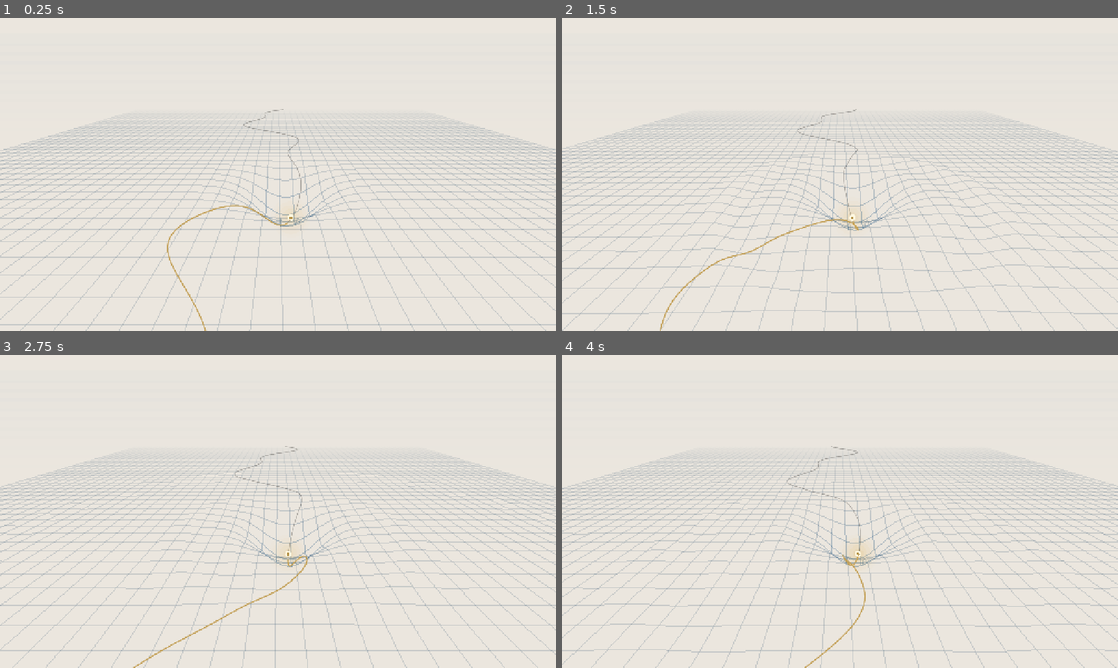
Above: before the commit, frames 1-4 (two rows, left to right).
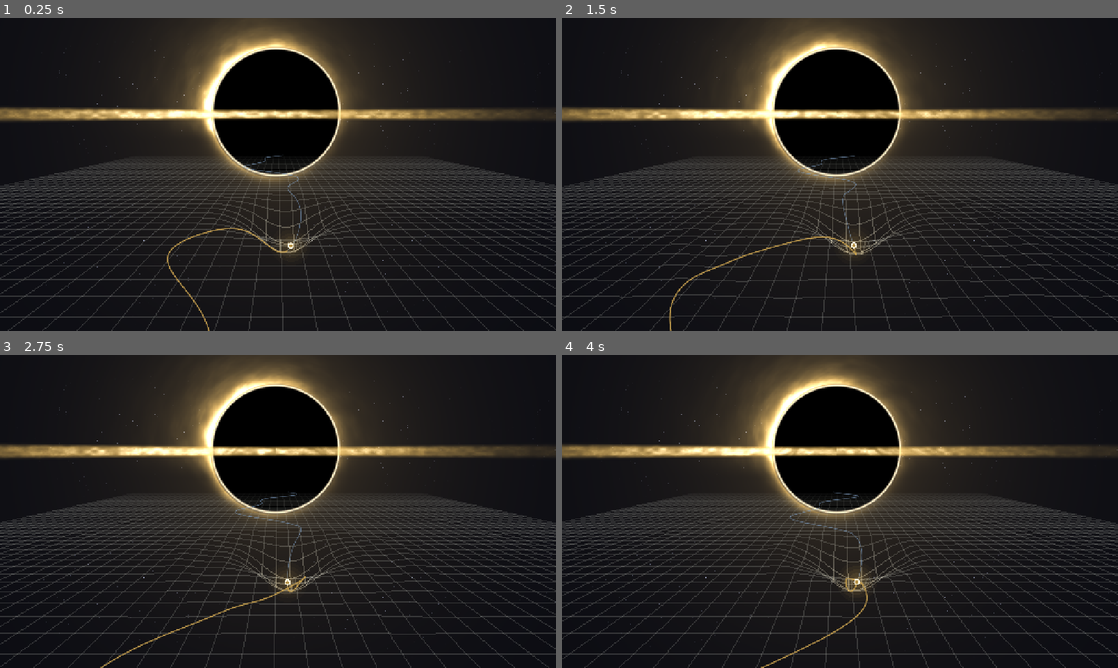
Above: after the commit, the same moments.

Repository: pablopalma/just-tap-repository
Game: Godot game, scene res://tools/spacetime.tscn
Same seed, same stepped clock (60 frames per second), same inputs: the game is played once before the commit and once after it. This scene is started directly instead of the project's main scene. Sound files missing from this copy of the repository are replaced by a short silence.
Inputs (mouse positions are in pixels of both pictures, inside the frame that each line leads up to):
- Up to frame 1 (0.25 s): no input
- Up to frame 2 (1.5 s): tap Enter (ui_accept) at 0.5, 0.77, 1.07 s; move the mouse to (962, 158) at 0.52 s; hold Right (ui_right) 0.53-1.28 s; hold Space 0.53-1.28 s; click (962, 158) at 0.67 s; move the mouse to (728, 190) at 1.27 s; hold Down (ui_down) from 1.28 s (still down); tap 1 at 1.35 s
- Up to frame 3 (2.75 s): tap Enter (ui_accept) at 1.52, 1.82 s; move the mouse to (333, 442) at 2.02 s; release Down (ui_down) at 2.03 s; hold Right (ui_right) from 2.03 s (still down); hold Space from 2.03 s (still down)
- Up to frame 4 (4 s): move the mouse to (812, 574) at 2.77 s; release Right (ui_right) at 2.78 s; release Space at 2.78 s; hold Up (ui_up) 2.78-3.53 s; tap 1 at 2.85 s; click (812, 574) at 2.92 s; tap Enter (ui_accept) at 3.02, 3.32, 3.77 s; move the mouse to (1006, 558) at 3.52 s; hold Left (ui_left) from 3.53 s (still down); hold Space from 3.53 s (still down)

The runs differ from the first frame. In frame 1, 100% of the frame differs, in the area x 0-100%, y 0-100%; in frame 2, 100%; in frame 3, 100%; in frame 4, 100%.

Commit message:
Malla del espacio-tiempo: un agujero negro colosal de cielo
Espacio profundo y, sobre el horizonte, un agujero negro enorme con su
disco de gas dorado, el lado lejano curvado sobre la sombra y un anillo de
luz. La malla, clara sobre lo oscuro, corre hacia él.

Co-Authored-By: Claude Opus 5.5 <noreply@anthropic.com>

Diff:
--- /dev/null
+++ b/shaders/black_hole.gdshader
@@ -0,0 +1,75 @@
+shader_type canvas_item;
+// The sky of tools/spacetime.gd: deep space and, sitting on the horizon, a black hole so big the
+// light is a speck before it. Its disk of burning gas crosses in front of the shadow; the disk's far
+// side, bent by the hole, shows as an arc over the shadow and a thin one under it; a fine ring of light
+// hugs the shadow's edge. The gas turns (streaks moving round), brighter on the side coming towards us.
+
+uniform float aspect = 1.777;
+uniform vec2 center = vec2(0.5, 0.3);   // the hole's centre, in UV
+uniform float radius = 0.2;            // the shadow's radius, as a fraction of the screen's height
+uniform float tilt = 0.13;              // how open the disk is (0: edge on)
+uniform vec4 space : source_color = vec4(0.035, 0.04, 0.07, 1.0);
+uniform vec4 hot : source_color = vec4(1.0, 0.93, 0.78, 1.0);
+uniform vec4 warm : source_color = vec4(0.89, 0.71, 0.35, 1.0);
+uniform float spin = 0.0;               // the gas's turn so far (time)
+
+float hash(vec2 p) {
+	return fract(sin(dot(p, vec2(127.1, 311.7))) * 43758.5453);
+}
+
+float noise(vec2 p) {
+	vec2 i = floor(p);
+	vec2 f = fract(p);
+	vec2 u = f * f * (3.0 - 2.0 * f);
+	return mix(mix(hash(i), hash(i + vec2(1.0, 0.0)), u.x), mix(hash(i + vec2(0.0, 1.0)), hash(i + vec2(1.0, 1.0)), u.x), u.y);
+}
+
+// streaks of gas going round: noise along the angle, turning with spin, finer further in
+float gas(float r, float ang) {
+	float a = ang + spin / max(r, 0.6);
+	return 0.55 + 0.45 * noise(vec2(a * 6.0, r * 9.0)) * (0.6 + 0.4 * noise(vec2(a * 17.0, r * 31.0)));
+}
+
+// how bright the disk is at distance r (in shadow radii) from the centre: hot inside, fading out
+float disk_glow(float r) {
+	return smoothstep(1.35, 1.7, r) * exp(-(r - 1.7) * 0.42);
+}
+
+void fragment() {
+	vec2 q = vec2((UV.x - center.x) * aspect, UV.y - center.y) / radius;   // in shadow radii, y down
+	float r = length(q);
+	vec3 col = space.rgb;
+	// stars, a few, twinkling faintly
+	vec2 cell = floor(UV * vec2(aspect, 1.0) * 140.0);
+	float st = hash(cell);
+	if (st > 0.985) {
+		vec2 f = fract(UV * vec2(aspect, 1.0) * 140.0) - 0.5;
+		col += vec3(0.8, 0.85, 1.0) * smoothstep(0.25, 0.0, length(f)) * (st - 0.985) * 50.0;
+	}
+	// a wide soft glow of the hole's light on the space around it
+	col += warm.rgb * 0.18 * exp(-max(r - 1.0, 0.0) * 0.55);
+	// the far side of the disk, bent over the top of the shadow (and a thinner image under it)
+	float side = clamp(0.5 - q.x / (r + 0.001) * 0.45, 0.2, 1.0);   // the side coming towards us, brighter
+	float ang = atan(q.y, q.x);
+	float up = smoothstep(0.0, -0.35, q.y);                          // over the shadow
+	float arc_r = r - 1.0;
+	// sharp at the shadow, fading outwards; it wraps all the way down to the disk on either side
+	float arc = smoothstep(0.5, -0.1, q.y) * smoothstep(0.015, 0.05, arc_r) * (exp(-max(arc_r - 0.05, 0.0) * 9.0) + 0.35 * exp(-max(arc_r, 0.0) * 2.2));
+	float under = smoothstep(0.0, 0.35, q.y) * smoothstep(0.02, 0.06, arc_r) * exp(-max(arc_r - 0.06, 0.0) * 14.0);
+	float bent = (arc + 0.55 * under) * gas(r, ang) * side;
+	col += mix(warm.rgb, hot.rgb, smoothstep(0.3, 0.8, bent)) * bent * 2.0;
+	// the shadow
+	float shadow = smoothstep(1.0, 0.985, r);
+	col = mix(col, vec3(0.0), shadow);
+	// the thin ring of light hugging it
+	col += hot.rgb * exp(-pow((r - 1.015) * 60.0, 2.0)) * 0.9;
+	// the near side of the disk, across in front of the shadow: a thin band, wider further out
+	float x = abs(q.x);
+	float half_h = tilt * (0.5 + 0.5 * smoothstep(0.0, 6.0, x)) + 0.03;
+	float band = smoothstep(half_h, half_h * 0.25, abs(q.y - 0.04));
+	float along = x < 1.7 ? 1.0 : disk_glow(x);   // in front of the shadow it runs straight across
+	float dop = clamp(0.55 - q.x * 0.07, 0.25, 1.0);
+	float front = band * along * gas(x, sign(q.x) * 1.7 + q.y * 3.0) * dop * 1.5;
+	col = mix(col, mix(warm.rgb, hot.rgb, smoothstep(0.3, 0.9, front)) * 1.25, clamp(front * 1.4, 0.0, 1.0));
+	COLOR = vec4(col, 1.0);
+}
--- a/tools/spacetime.gd
+++ b/tools/spacetime.gd
@@ -5,10 +5,15 @@
 ## visual: the light still goes along its line. A tap on the beat makes the light heavier for a moment
 ## (the well deepens) and sends a ripple out across the mesh, a gravitational wave, as it surges ahead.
 ## Off the beat: a soft tap, a small dip. The well lags behind the light a little, like cloth settling.
+## The sky (11/11/2026): deep space and a black hole on the horizon, colossal, the light a speck before
+## it (shaders/black_hole.gdshader); the mesh, pale on the dark, runs off towards it.
 ## Tap: space, click, a gamepad's A. Esc: back to the game. `-- auto` plays it on its own.
 ## godot --path . --write-movie x.avi --fixed-fps 30 res://tools/spacetime.tscn -- auto
 
 const BLUE := Color("#4d84b3")
+## The mesh on the dark: pale blue, warming where it sinks (towards the light).
+const LINE := Color("#7f9fc4")
+const LINE_SUNK := Color("#f1dcae")
 ## The mesh: a grid on the floor, in world units, drawn from the camera to the far edge.
 const SPAN_X := 26.0
 const NEAR := 2.0
@@ -16,10 +21,10 @@
 const STEP := 1.0          # between the grid's lines
 const SUB := 4             # each segment in this many pieces, so the lines can bend
 ## The camera, above the floor and a little behind the light.
-const CAM_H := 8.0
+const CAM_H := 6.0
 const CAM_BACK := 19.0
 const FOCAL := 620.0
-const HORIZON := 0.16       # where the camera's eye line meets the screen, from the top
+const HORIZON := 0.34       # where the camera's eye line meets the screen, from the top
 ## The well under the light: how deep and how wide (a Gaussian), and the extra weight of a tap.
 const DEPTH := 2.8
 const WIDTH := 2.6
@@ -39,6 +44,8 @@
 var _last_beat := -100
 var _run := 0
 var _mat: ShaderMaterial
+var _sky: ColorRect
+var _sky_mat: ShaderMaterial
 var _grid: MeshInstance2D
 var _top: Node2D
 
@@ -50,6 +57,7 @@
 	Music._pending_zone = 8
 	Music.start()
 	_well = _line(0.0)
+	_build_sky()
 	_build_mesh()
 	get_viewport().msaa_2d = Viewport.MSAA_4X   # the mesh's lines are one pixel wide
 
@@ -135,13 +143,17 @@
 	return Vector3(vp.x * 0.5 + (x - cam_x) * s, vp.y * HORIZON + (CAM_H - h) * s, dz)
 
 
-## The sky behind the mesh: paper, a little bluer towards the horizon.
-func _draw() -> void:
-	var vp := get_viewport_rect().size
-	draw_rect(Rect2(Vector2.ZERO, vp), Palette.PAPER)
-	for i in 12:
-		var k := i / 11.0
-		draw_rect(Rect2(0, vp.y * (0.05 + 0.03 * i), vp.x, vp.y * 0.04), Color(BLUE, 0.025 * (1.0 - k)))
+## The sky: a full-screen rect behind everything, the black hole drawn by its shader.
+func _build_sky() -> void:
+	var layer := CanvasLayer.new()
+	layer.layer = -1
+	_sky = ColorRect.new()
+	_sky.set_anchors_preset(Control.PRESET_FULL_RECT)
+	_sky_mat = ShaderMaterial.new()
+	_sky_mat.shader = load("res://shaders/black_hole.gdshader")
+	_sky.material = _sky_mat
+	layer.add_child(_sky)
+	add_child(layer)
 
 
 ## The mesh is drawn on the GPU (shaders/spacetime.gdshader): a grid of short line pieces around
@@ -168,8 +180,8 @@
 	mesh.custom_aabb = AABB(Vector3(-1e5, -1e5, -1), Vector3(2e5, 2e5, 2))
 	_mat = ShaderMaterial.new()
 	_mat.shader = load("res://shaders/spacetime.gdshader")
-	_mat.set_shader_parameter("ink", Palette.INK)
-	_mat.set_shader_parameter("blue", BLUE)
+	_mat.set_shader_parameter("ink", LINE)
+	_mat.set_shader_parameter("blue", LINE_SUNK)
 	_mat.set_shader_parameter("cam_h", CAM_H)
 	_mat.set_shader_parameter("focal", FOCAL)
 	_mat.set_shader_parameter("horizon", HORIZON)
@@ -187,6 +199,11 @@
 
 func _update_mesh() -> void:
 	var cam := Vector2(_well.x * 0.6, _dist - CAM_BACK)
+	var vp := get_viewport_rect().size
+	_sky_mat.set_shader_parameter("aspect", vp.x / vp.y)
+	_sky_mat.set_shader_parameter("spin", _t * 0.25)
+	# the hole hardly moves: it is that far; the camera's sway shifts it only a touch
+	_sky_mat.set_shader_parameter("center", Vector2(0.5 - cam.x * 0.004, HORIZON - 0.04))
 	_mat.set_shader_parameter("origin", Vector2(snappedf(cam.x, STEP), floorf((cam.y + NEAR) / STEP) * STEP))
 	_mat.set_shader_parameter("cam", cam)
 	_mat.set_shader_parameter("screen", get_viewport_rect().size)
@@ -220,7 +237,7 @@
 				pts_ahead.append(Vector2(q.x, q.y))
 		d += 0.25
 	if pts_ahead.size() > 1:
-		_top.draw_polyline(pts_ahead, Color(Palette.INK, 0.35), 1.5, true)
+		_top.draw_polyline(pts_ahead, Color(LINE, 0.55), 1.5, true)
 	if pts_lit.size() > 1:
 		_top.draw_polyline(pts_lit, Color(Palette.GOLD.darkened(0.15), 0.9), 3.0, true)
 
Not shown, added: shaders/black_hole.gdshader.uid
